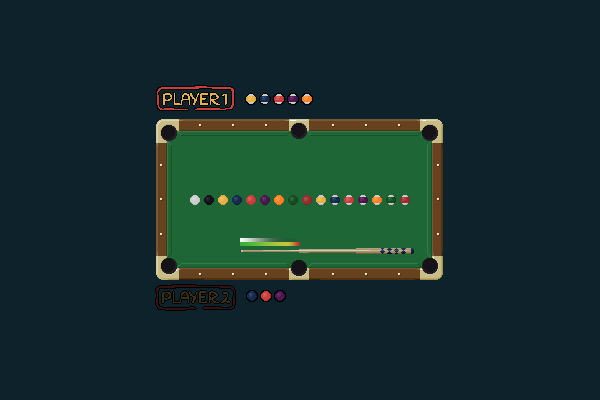
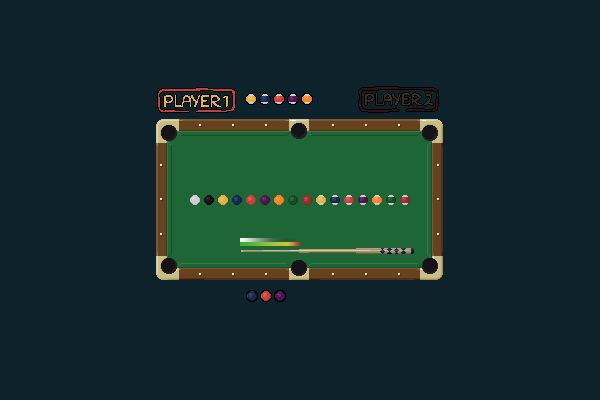
Layer changes from the first 600×400 image to the second:
painted on "Ebene 6" over [155, 85, 439, 311]
